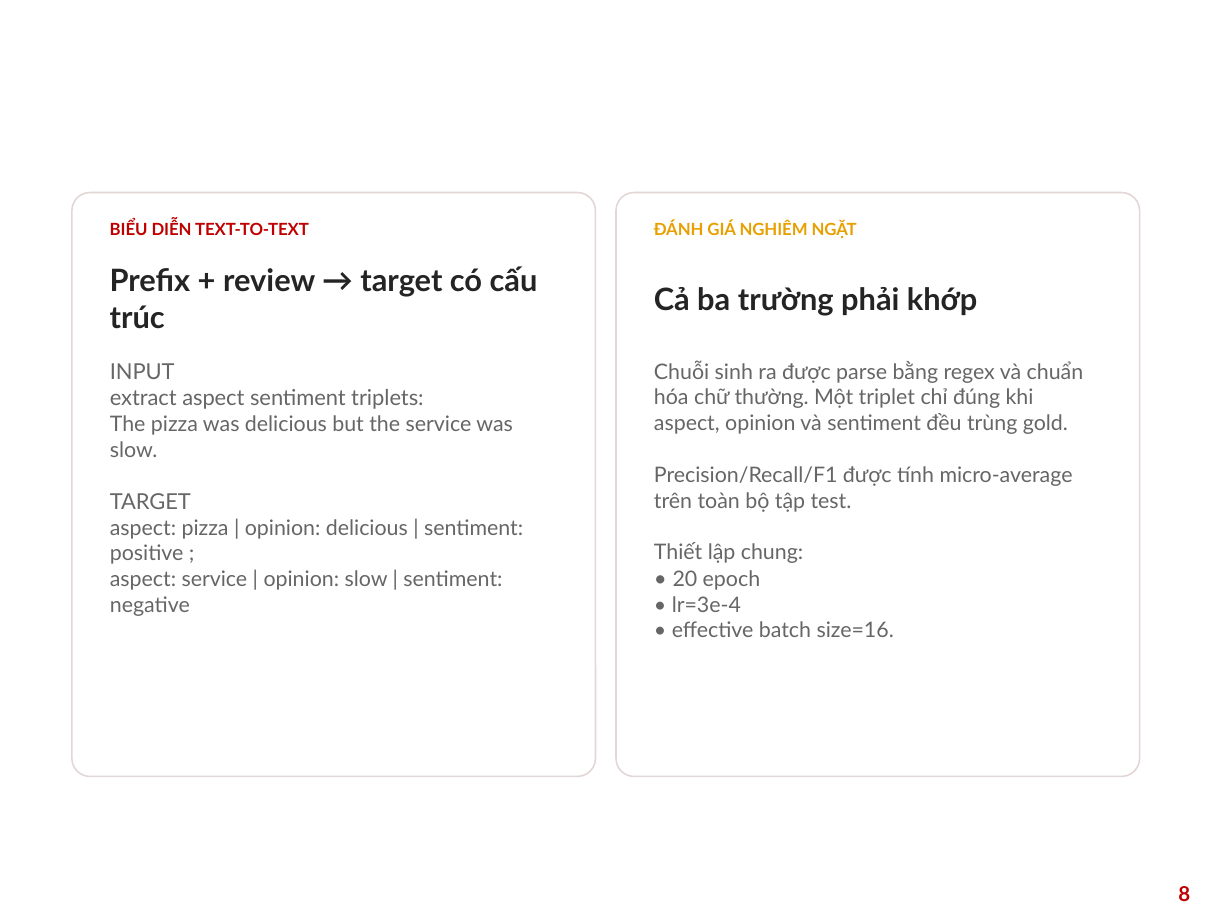
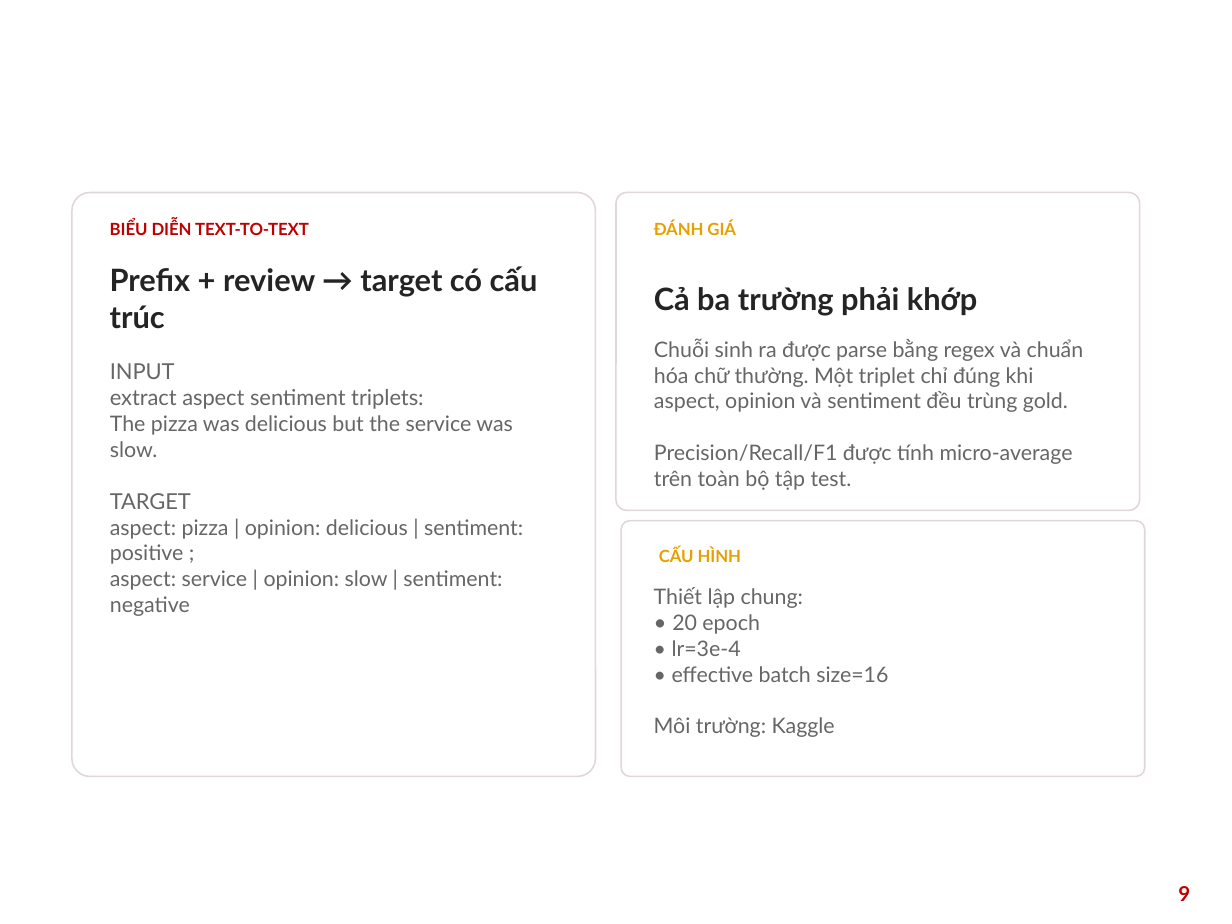
Before and after one commit to dattm27/20252B-Gen-AI, a slide deck: slide 9 of report/Nhom_15_GenAI.pptx (slide 8 before the commit). Drawn at 1232x924 pixels with LibreOffice and Linux fonts; fonts in the diff are those of the drawing; background and template pictures are left out. Boxes give left, top, right and bottom in pixels: in the first picture for what was removed or moved away, otherwise in the second. Text is boxed around its words. In the diff, an @@ line names an element or a change of style, - is before the commit and + after.

```diff
--- a/report/Nhom_15_GenAI.pptx
+++ b/report/Nhom_15_GenAI.pptx
@@ rounded rectangle: place and size @@
-rounded rectangle at [616,192,1140,776]
+rounded rectangle at [616,192,1140,510]
@@ text at [654,221,736,235]: text changed @@
-ĐÁNH GIÁ NGHIÊM NGẶT
+ĐÁNH GIÁ
@@ text "Chuỗi sinh ra được parse ...": place and size @@
-text "Chuỗi sinh ra được parse ..." at [654,360,1084,637]
+text "Chuỗi sinh ra được parse ..." at [654,339,1084,490]
@@ rounded rectangle added at [621,521,1145,777], outline #E2D6D6 0.9 pt @@
@@ text at [654,542,894,637]: paragraphs removed @@
-Thiết lập chung:
-• 20 epoch
-• lr=3e-4
-• effective batch size=16.
@@ text added at [659,547,742,562], 9.8 pt, text #E8A000, bold @@
+CẤU HÌNH
@@ text added at [654,587,888,737], 12.5 pt, text #666666 @@
+Thiết lập chung:
+• 20 epoch
+• lr=3e-4
+• effective batch size=16
+Môi trường: Kaggle
@@ page number at [1178,886,1190,901]: text changed @@
-8
+9
```
Also in this commit, not shown: 3 other slides changed, 5 slides added, 4 slides removed.
